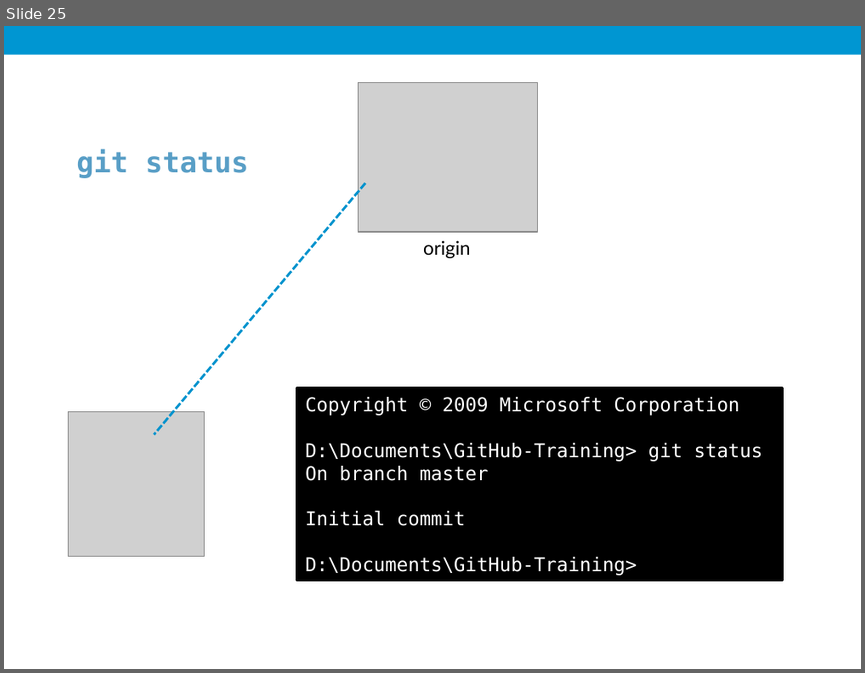
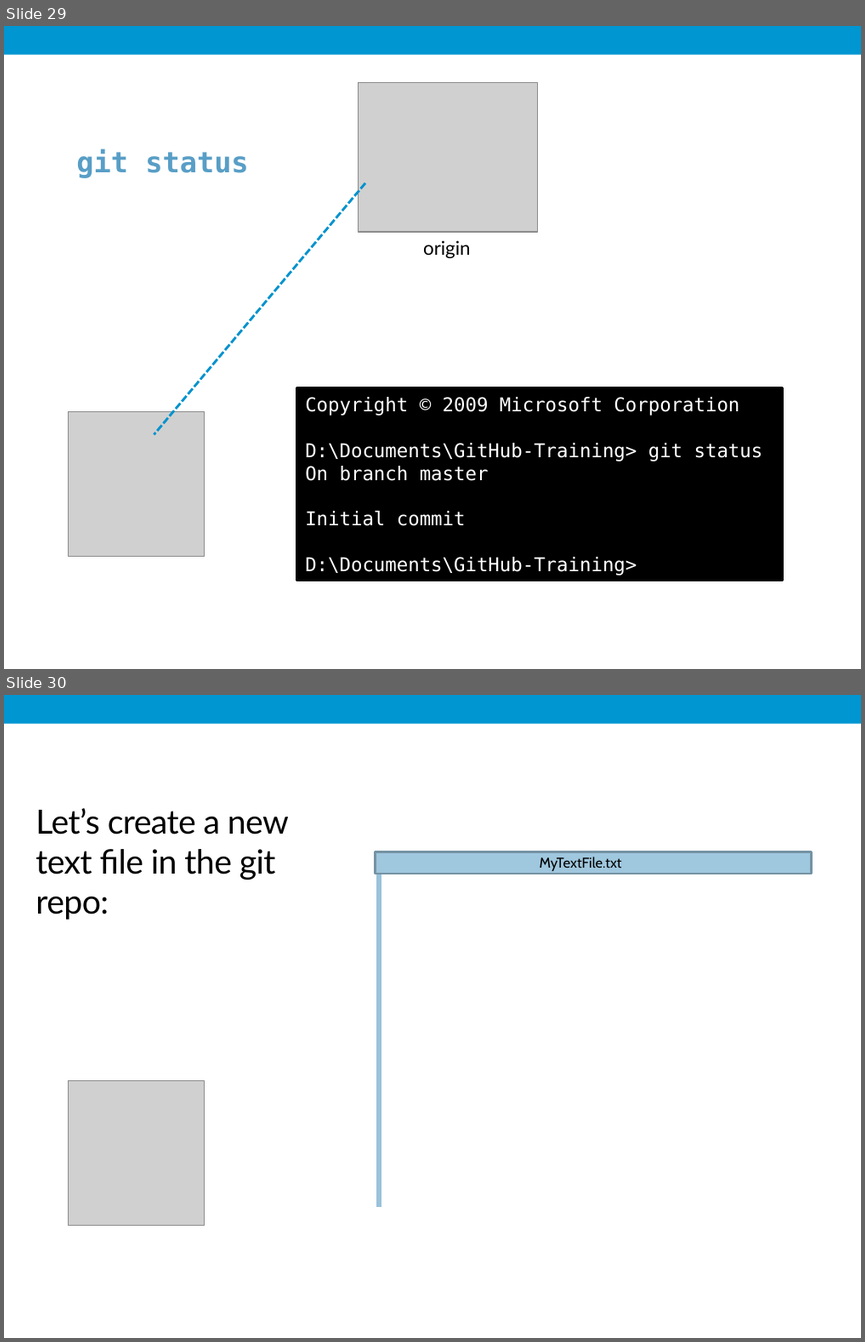
Before and after one commit to UI-Research/GitHub-Training-External, a slide deck: Intro.pptx. Shown one above the other, each under a label of ours: slide 25 before the commit, slides 29 and 30 after it. The pictures are 865x673 and 865x1342 pixels, drawn with LibreOffice and Linux fonts; fonts in the diff are those of the drawing; grey boxes stand for pictures; background and template pictures are left out. Boxes give left, top, right and bottom in pixels: in the first picture for what was removed or moved away, otherwise in the second. Text is boxed around its words. In the diff, an @@ line names an element or a change of style, - is before the commit and + after.

```diff
--- a/Intro.pptx
+++ b/Intro.pptx
@@ slide 30 added at box(4, 695, 861, 1338), background #FFFFFF; not listed: 1 template element that a slide beside it also shows @@
@@ title added at box(35, 808, 289, 879), 28 pt, text #000000 @@
+Let’s create a new text file in the git repo:
@@ rectangle added at box(375, 851, 811, 873), fill #9FC7DE, outline #7693A4 2 pt @@
@@ line added from (378, 863) to (378, 1207), #9AC3DB 4.5 pt @@
@@ text added at box(540, 857, 622, 871), 12 pt, text #000000 @@
+MyTextFile.txt
@@ picture added at box(69, 1081, 204, 1225) @@
@@ what was slide 25 is now slide 29 @@
```
Also in this commit, not shown: 6 slides changed, 13 other slides added.
